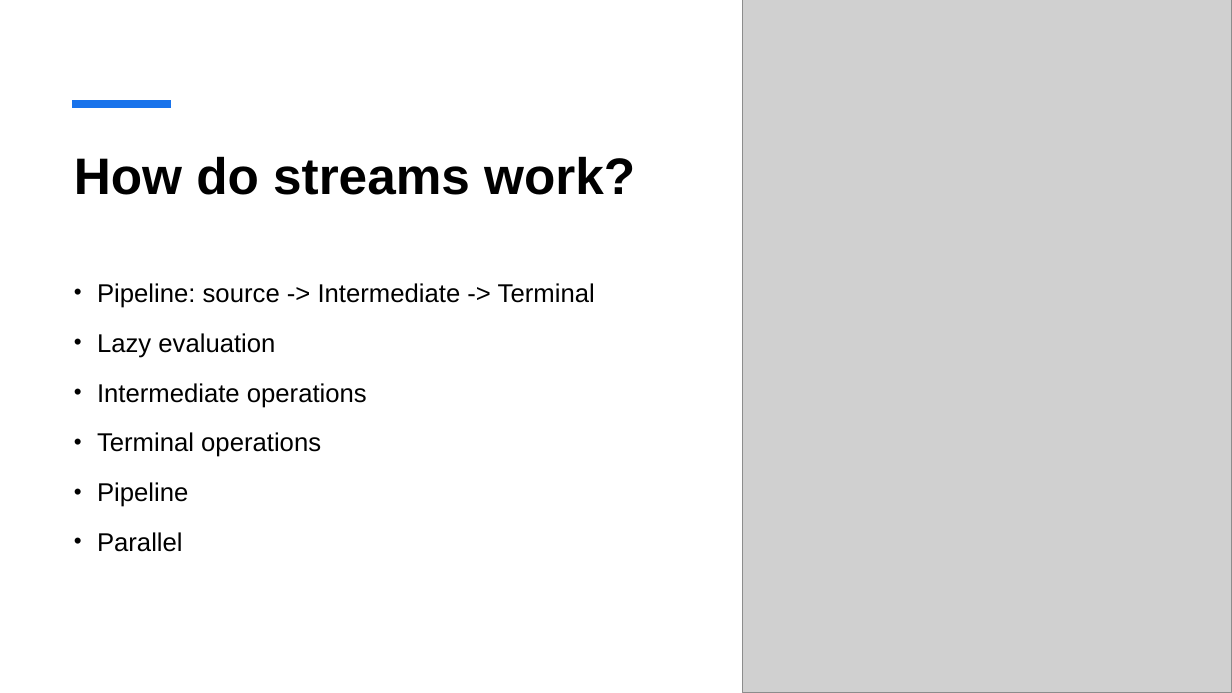
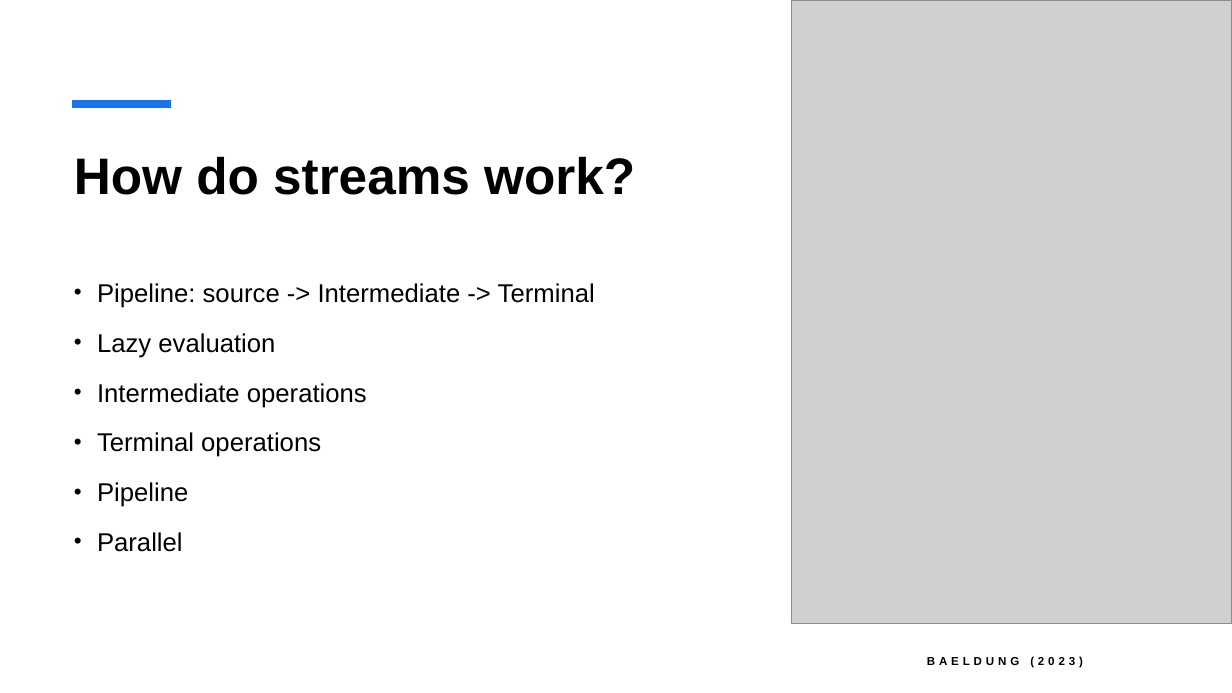
Before and after one commit to StefanBoudri/streams, a slide deck: slide 6 of presentation.pptx. Drawn at 1232x693 pixels with LibreOffice and Linux fonts; fonts in the diff are those of the drawing; grey boxes stand for pictures. Boxes give left, top, right and bottom in pixels: in the first picture for what was removed or moved away, otherwise in the second. Text is boxed around its words. In the diff, an @@ line names an element or a change of style, - is before the commit and + after.

```diff
--- a/presentation.pptx
+++ b/presentation.pptx
@@ picture: place and size @@
-picture at [742, 0, 1232, 693]
+picture at [792, 0, 1232, 624]
@@ text added at [927, 656, 1083, 668], 9 pt, text #000000, bold @@
+BAELDUNG (2023)
```
Also in this commit, not shown: 10 other slides changed, 1 slide added, 1 slide removed, 5 other files.
